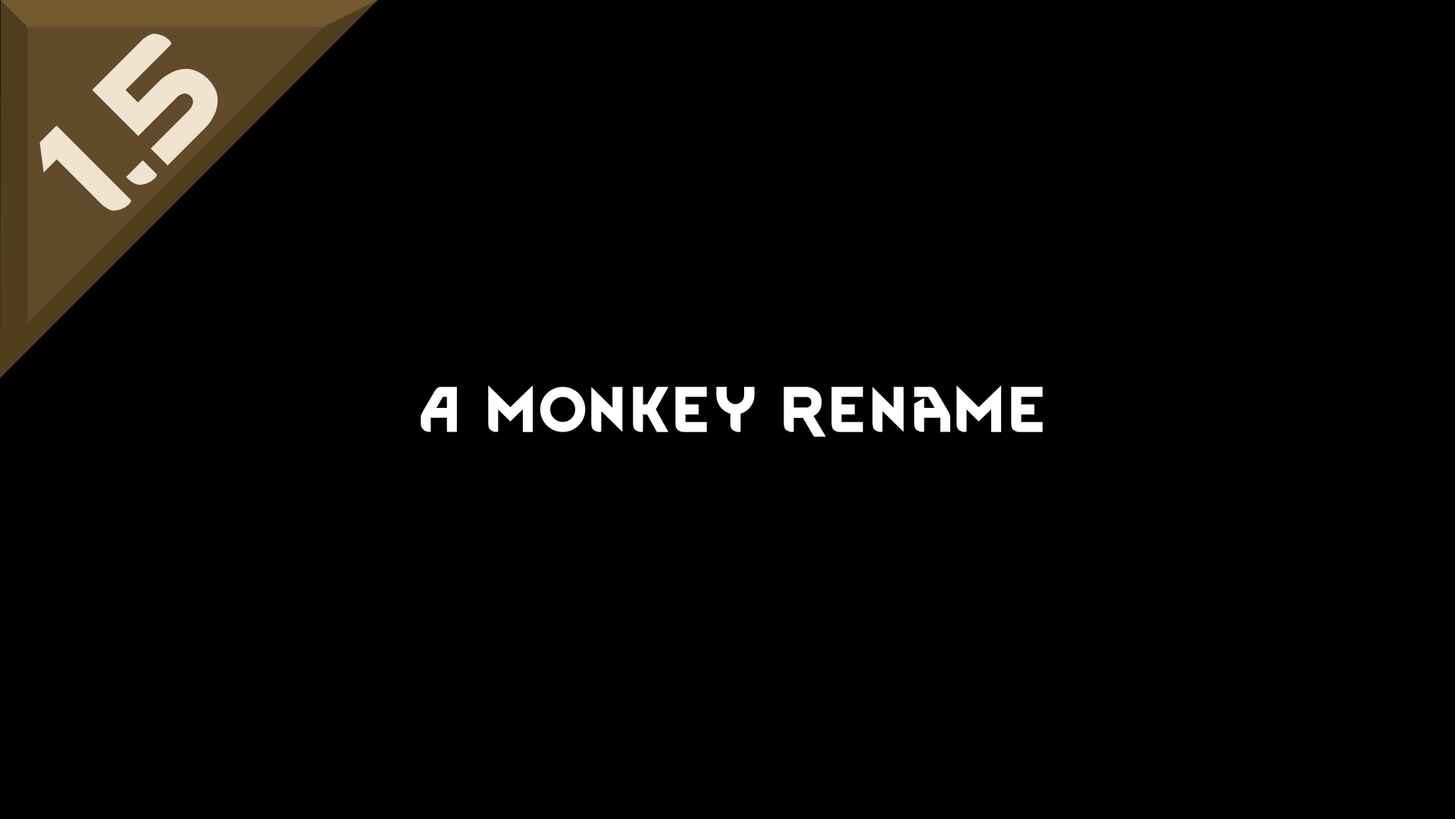
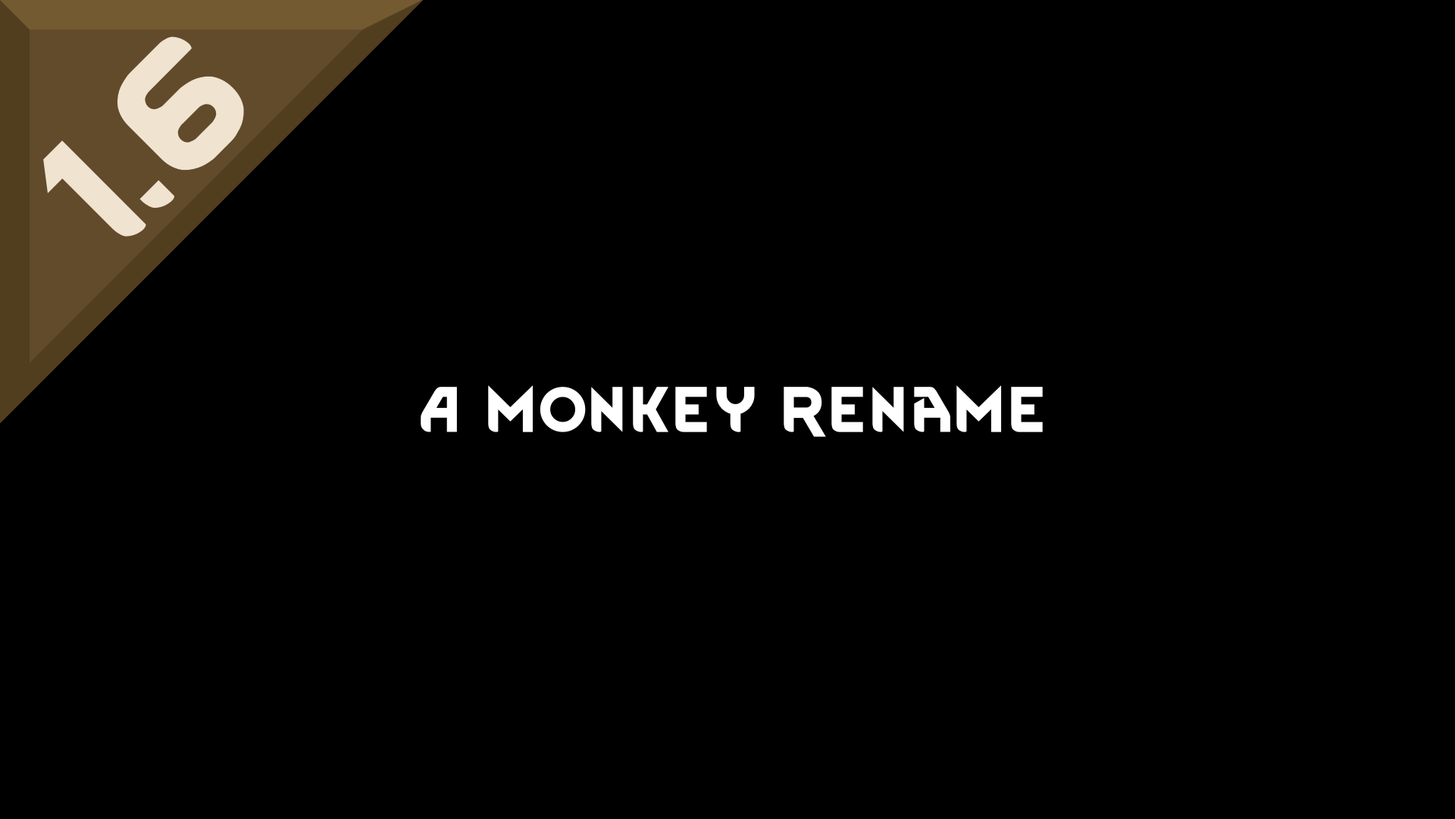
Layers edited between the first and the second w=1455, h=819 image:
painted on "Paint Layer 3 (pasted)" over bbox(0, 0, 423, 411)
painted on "1.3_image" over bbox(0, 0, 389, 423)
painted on "Background" over bbox(0, 0, 423, 423)
